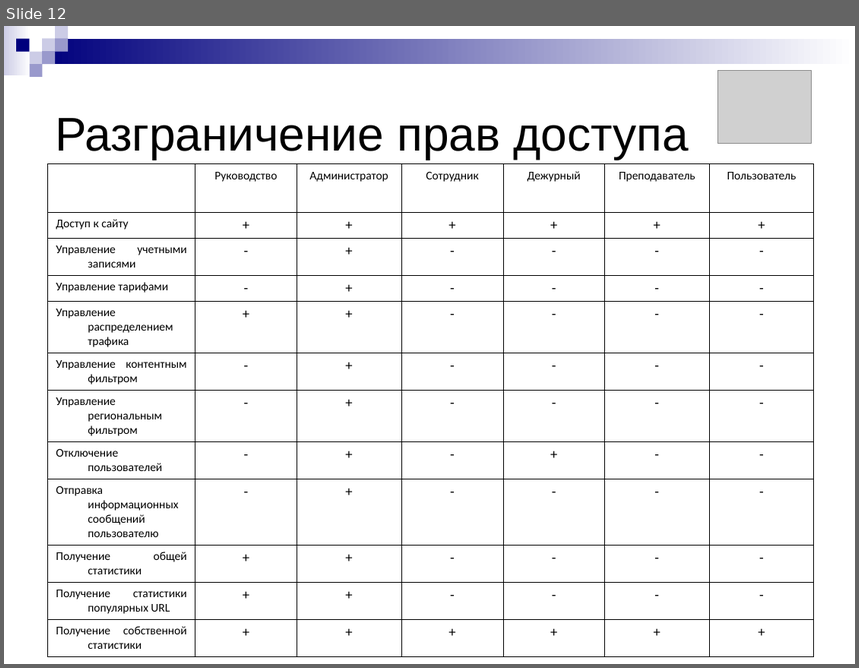
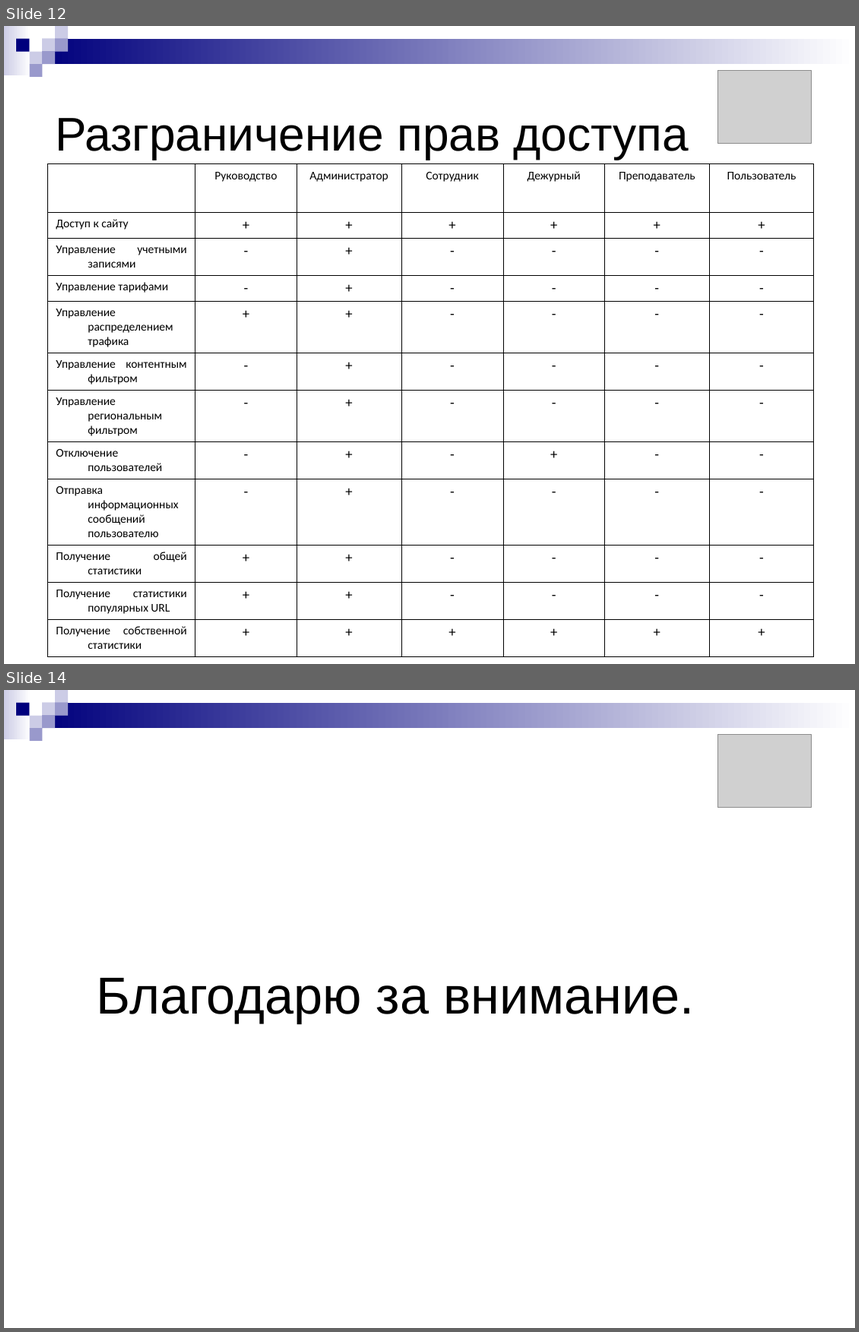
Before and after one commit to aricent123/cadbis, a slide deck: CADBiS_docs/DRypa/presentation.ppt. Shown one above the other, each under a label of ours: slide 12 before the commit, slides 12 and 14 after it; the slides between them are not shown. The pictures are 859x668 and 859x1332 pixels, drawn with LibreOffice and Linux fonts; fonts in the diff are those of the drawing; grey boxes stand for pictures. Boxes give left, top, right and bottom in pixels: in the first picture for what was removed or moved away, otherwise in the second. Text is boxed around its words. In the diff, an @@ line names an element or a change of style, - is before the commit and + after.

```diff
--- a/CADBiS_docs/DRypa/presentation.ppt
+++ b/CADBiS_docs/DRypa/presentation.ppt
@@ slide 14 added at <box>4,690,855,1328</box>, background #FFFFFF; not listed: 9 template elements that a slide beside it also shows @@
@@ picture added at <box>718,734,812,808</box> @@
@@ title added at <box>96,978,694,1024</box>, 44 pt, text #000000 @@
+Благодарю за внимание.
```
Also in this commit, not shown: 1 slide changed.
